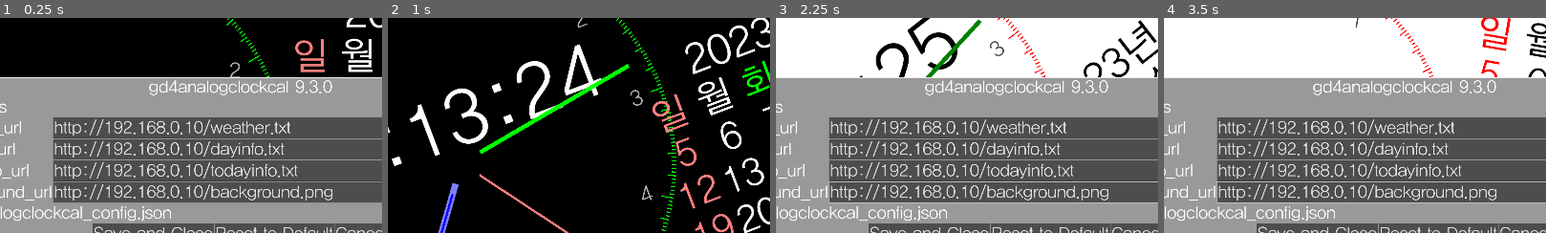
Above: before the commit, frames 1-4 (left to right).
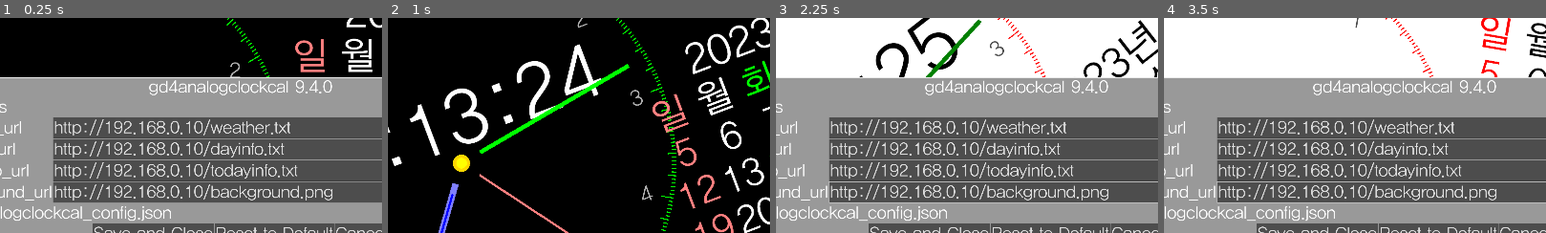
Above: after the commit, the same moments.

Repository: kasworld/gd4analogclockcal
Game: Godot game, scene res://main.tscn
Two runs of this game, one before a commit and one after it. Both use one fixed random seed, a clock stepped at 60 frames per second and the inputs below.
Inputs (mouse positions are % of the whole screen's width and height, from its top left):
- Up to frame 1 (0.25 s): no input
- Up to frame 2 (1 s): tap Enter at 0.5, 0.6 s; move the mouse to (72, 45) at 0.52 s; click (72, 45) at 0.67 s
- Up to frame 3 (2.25 s): move the mouse to (30, 55) at 1.27 s; tap Enter at 1.35, 2.1 s; click (30, 55) at 1.42 s; move the mouse to (60, 28) at 2.02 s; click (60, 28) at 2.17 s
- Up to frame 4 (3.5 s): move the mouse to (45, 70) at 2.77 s; tap Enter at 2.85 s; click (45, 70) at 2.92 s
The pictures show only the part of the screen within x 18-68%, y 16-66%; the shares and areas given below are measured in that part.

The runs differ from the first frame. In frame 1, less than 0.1% of the frame differs, in the area x 81-84%, y 28-36%; in frame 2, 0.3%, in the area x 17-22%, y 63-72%; in frame 3, less than 0.1%; in frame 4, less than 0.1%.
Error in both runs: Attempt to call function 'store_line' in base 'null instance' on a null instance. (res://global/config.gd:13)

Commit message:
update center circle

Diff:
--- a/analog_clock/analog_clock.gd
+++ b/analog_clock/analog_clock.gd
@@ -12,7 +12,7 @@
 		[AnalogHands.HandType.Minute, "minute", 0.1,0.9,0.02],
 		[AnalogHands.HandType.Second, "second", 0.1,1.0,0.01],
 	]
-	$AnalogHands.init(r,tz_s, hands_param, false)
+	$AnalogHands.init(r,tz_s, hands_param)
 
 	var co = Global2d.colors.timelabel
 	$LabelTime.position = Vector2(-r/3.0,-r*0.3)
--- a/analog_hands/analog_hands.gd
+++ b/analog_hands/analog_hands.gd
@@ -16,11 +16,16 @@
 	[HandType.Minute, "minute", -0.3,0.9,0.02],
 	[HandType.Second, "second", -0.4,1.0,0.01],
 ]
-var show_center :bool
 
-func init(r:float, tz_s :float, hp :Array = hands_param, shct :bool = true)->void:
+var center_param = [
+	# color key, radius
+	["center_circle1", 0.04],
+	["center_circle2", 0.025],
+]
+
+func init(r:float, tz_s :float, hp :Array = hands_param, ctpm = center_param)->void:
 	hands_param = hp
-	show_center = shct
+	center_param = ctpm
 	clock_R = r
 	tz_shift = tz_s
 	queue_redraw()
@@ -41,9 +46,10 @@
 		var p2 = make_pos_by_rad_r(rad, v[3]*clock_R)
 		draw_line(p1, p2, co, v[4]*clock_R  )
 
-	if show_center:
-		draw_circle(Vector2(0,0), clock_R/25, Global2d.colors.center_circle1)
-		draw_circle(Vector2(0,0), clock_R/30, Global2d.colors.center_circle2)
+	for v in center_param:
+		var co = Global2d.colors[v[0]]
+		var r = clock_R * v[1]
+		draw_circle(Vector2(0,0), r, co)
 
 func make_pos_by_rad_r(rad:float, r :float)->Vector2:
 	return Vector2(sin(rad)*r, cos(rad)*r)
--- a/main.gd
+++ b/main.gd
@@ -12,7 +12,7 @@
 	"background_url",
 	]
 var config = {
-	"version" : "gd4analogclockcal 9.3.0",
+	"version" : "gd4analogclockcal 9.4.0",
 	"weather_url" : "http://192.168.0.10/weather.txt",
 	"dayinfo_url" : "http://192.168.0.10/dayinfo.txt",
 	"todayinfo_url" : "http://192.168.0.10/todayinfo.txt",
